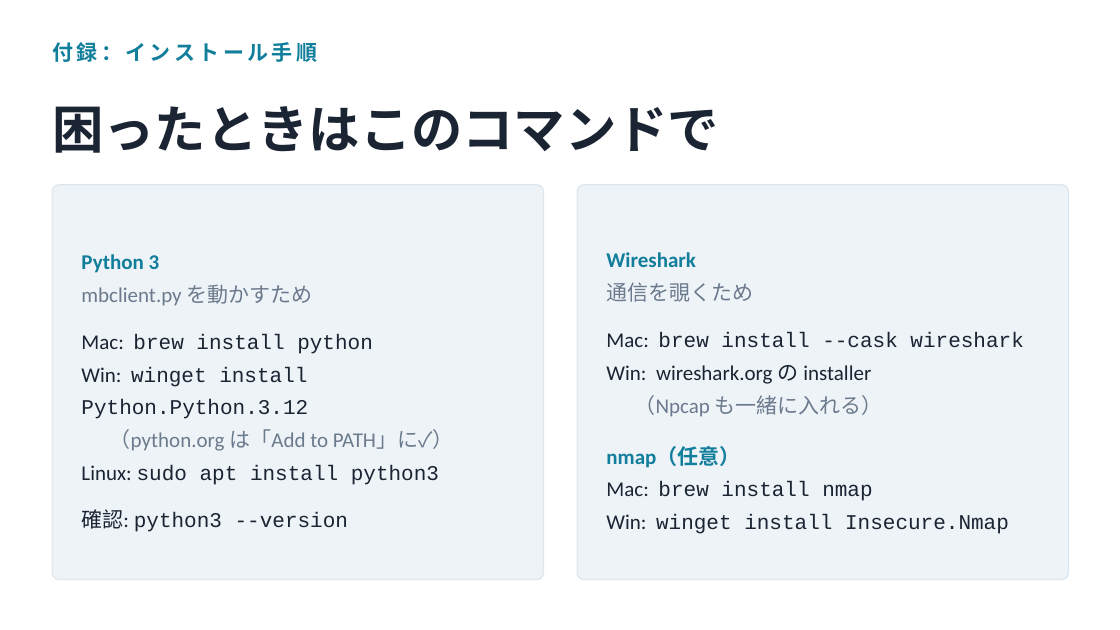
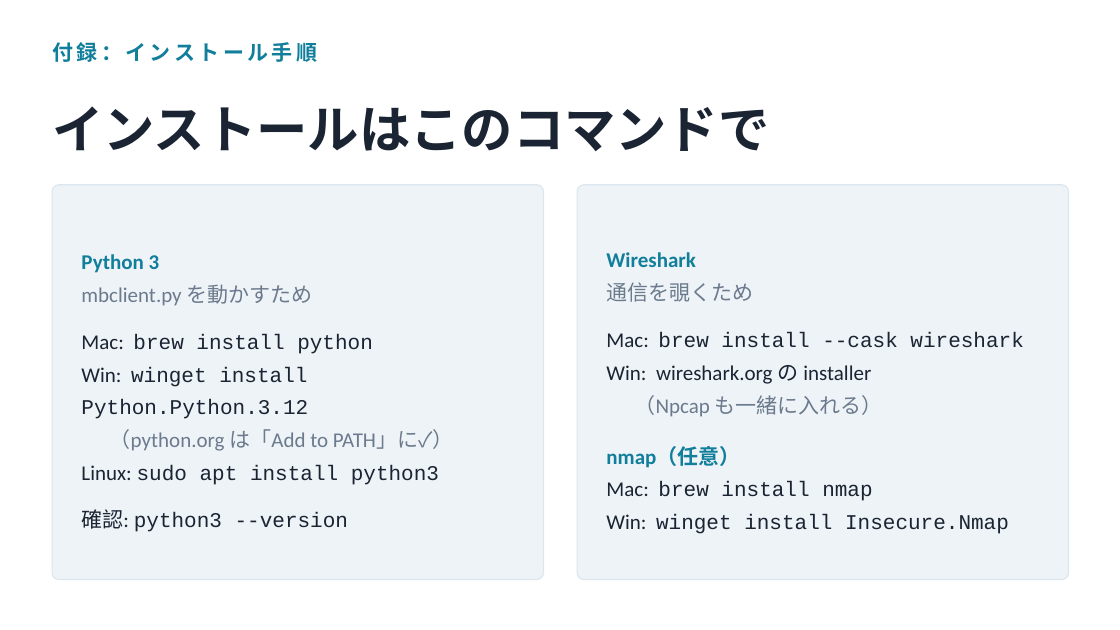
Before and after one commit to Tivo0921/ot-modbus-ctf, a slide deck: slide 11 of slides/ot-intro.pptx. Drawn at 1120x630 pixels with LibreOffice and Linux fonts; fonts in the diff are those of the drawing. Boxes give left, top, right and bottom in pixels: in the first picture for what was removed or moved away, otherwise in the second. Text is boxed around its words. In the diff, an @@ line names an element or a change of style, - is before the commit and + after.

```diff
--- a/slides/ot-intro.pptx
+++ b/slides/ot-intro.pptx
@@ text at box(52, 106, 770, 151): text changed @@
-困ったときはこのコマンドで
+インストールはこのコマンドで
```
Also in this commit, not shown: 4 other slides changed, 8 other files.
